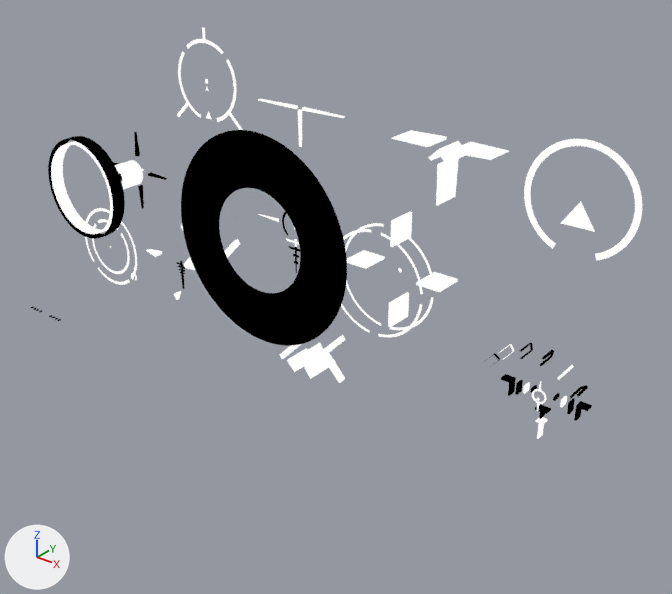
The Blender file [workfiles]/reticle.blend as it was, and as the next commit left it.
The view is the same before and after, from a 50 mm lens placed at (38.8, -46.2, 23.0), pointed at (4.2, -3.0, -3.8). The lights are fixed; the arrows at lower left show +X, +Y and +Z.

Objects in the first picture: 'Border', 'Circle.001', 'Scope', 'Scope2', 'holo', 'mrs', 'okp', 'rm', 'uwu'.
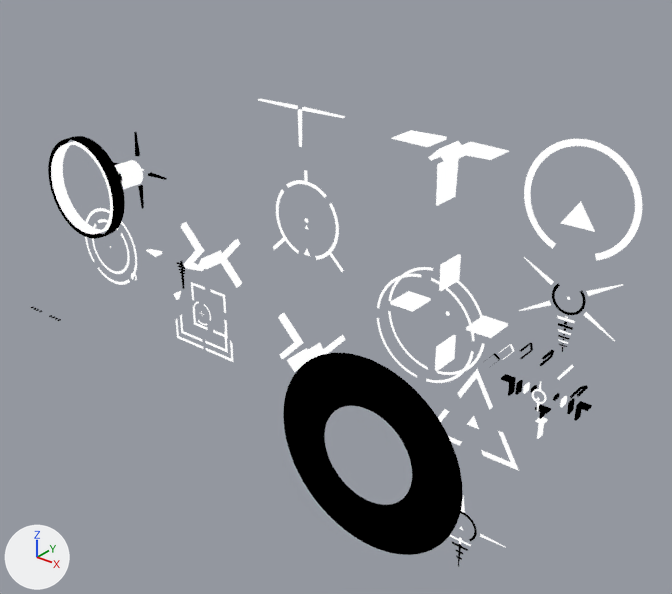
Pixel boxes (x1, y1, x2, y2) of what changed, in the pictures (672 x 594 px):
'Border', moved
    before: (181, 130, 347, 346)
    after: (283, 353, 462, 555)
'mrs', moved
    before: (341, 212, 458, 338)
    after: (377, 254, 508, 383)
'holo', moved
    before: (177, 27, 243, 130)
    after: (273, 170, 344, 272)
'romeo', added
    after: (438, 368, 519, 471)
'b4', added
    after: (519, 257, 623, 352)
    faces in mat_white: (519, 257, 623, 344)
    faces in mat_black: (552, 284, 586, 352)
'ragnok', added
    after: (176, 282, 233, 362)
'Circle.001', moved
    before: (259, 211, 300, 273)
    after: (450, 495, 506, 566)

Diff of the bpy script that builds the scene:
```diff
--- a/[workfiles]/reticle.blend.py
+++ b/[workfiles]/reticle.blend.py
@@ me_circle_001 @@
 me_circle_001.from_pydata(...)  # 163 vertices, 63 faces; spans x -3.26..3.26, y 0.0, z -3.03..3.57
 # used by ob_holo; location = (-7.75, -2.15, 8.59)
+# me_circle_001 part 1: the whole mesh is moved by (0.0, -0.98, 0.0)
 me_circle_001.materials.append(mat_white)
@@ me_plane_009 @@
+me_plane_009.from_pydata(...)  # 230 vertices, 66 faces; spans x -2.93..2.93, y 0.0, z -3.37..1.71
+# faces by material slot: [9, 57]
+me_plane_009.materials.append(mat_white)
+me_plane_009.materials.append(mat_black)
@@ me_circle_004 @@
+me_circle_004.from_pydata(...)  # 250 vertices, 111 faces; spans x -3.19..3.19, y -3.23..1.89, z -0.76..0.02
+me_circle_004.materials.append(mat_white)
@@ me_plane_006 @@
+me_plane_006.from_pydata(...)  # 39 vertices, 16 faces; spans x -3.43..3.43, y 0.0, z -2.67..3.42
+me_plane_006.materials.append(mat_white)
@@ ob_border @@
 ob_border = bpy.data.objects.new('Border', me_circle)
-ob_border.location = (0.0, 0.0, 0.0)
+ob_border.location = (8.98, 0.0, -12.76)
@@ ob_mrs @@
 ob_mrs = bpy.data.objects.new('mrs', me_cube_004)
-ob_mrs.location = (8.63, -2.15, -0.89)
+ob_mrs.location = (12.26, -2.15, -2.77)
 ob_mrs.rotation_euler = (0.0, 1.571, 0.0)  # degrees (0, 90, 0)
@@ ob_holo @@
 ob_holo = bpy.data.objects.new('holo', me_circle_001)
-ob_holo.location = (-7.75, -2.15, 8.59)
+ob_holo.location = (0.0, 0.0, 0.0)
@@ ob_circle_001 @@
 ob_circle_001 = bpy.data.objects.new('Circle.001', me_circle_009)
-ob_circle_001.location = (0.0, -2.15, 0.0)
+ob_circle_001.location = (14.28, -2.15, -18.12)
 ob_circle_001.rotation_euler = (1.571, 0.0, 0.0)  # degrees (90, 0, 0)
@@ ob_b4 @@
+ob_b4 = bpy.data.objects.new('b4', me_plane_009)
+ob_b4.location = (19.9, -2.15, 0.58)
@@ ob_ragnok @@
+ob_ragnok = bpy.data.objects.new('ragnok', me_circle_004)
+ob_ragnok.location = (-9.84, -2.15, -9.75)
+ob_ragnok.rotation_euler = (1.571, 0.0, 0.0)  # degrees (90, 0, 0)
@@ ob_romeo @@
+ob_romeo = bpy.data.objects.new('romeo', me_plane_006)
+ob_romeo.location = (14.59, -2.15, -9.2)
```
